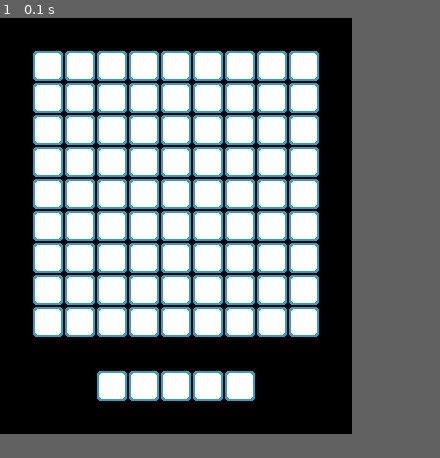
Above: before the commit, frame 1.
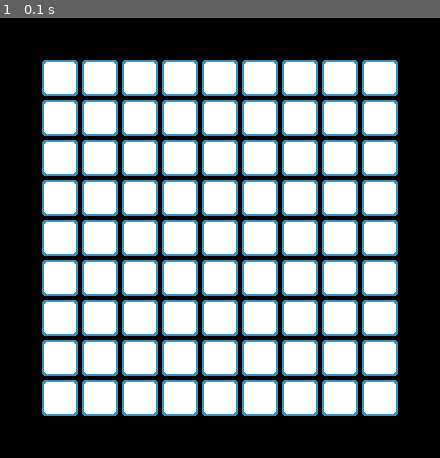
Above: after the commit, the same moment.

Repository: CodeMachu/PyGame_Projects
Game: pygame game, started from Tiles_Demo/main.py
Same seed, same stepped clock (60 frames per second), same inputs: the game is played once before the commit and once after it.
Inputs:
- Up to frame 1 (0.1 s): no input
In our replay, the window is 352x416 before the commit and 440x440 after it. These sizes can differ from the game's own. Grey fills any space a smaller window leaves; there, only what the larger window draws over its background counts as a difference.

The runs differ from the first frame. In frame 1, 44% of the frame differs, in the area x 7-91%, y 7-91%.

Commit message:
5/9/22 1:00pm

Diff:
--- a/Tiles_Demo/Map/game_board.csv
+++ b/Tiles_Demo/Map/game_board.csv
@@ -9,5 +9,3 @@
 0,1,1,1,1,1,1,1,1,1,0
 0,1,1,1,1,1,1,1,1,1,0
 0,0,0,0,0,0,0,0,0,0,0
-0,0,0,1,1,1,1,1,0,0,0
-0,0,0,0,0,0,0,0,0,0,0
--- a/Tiles_Demo/main.py
+++ b/Tiles_Demo/main.py
@@ -3,13 +3,13 @@
 from window import *
 from tiles import *
 
-# Initialize Pygame
+# Initialize pygame
 pygame.init()
 
-# Load Game Board Tiles
+# Load game board tiles
 game_board.load_tiles(game_board_images_loc)
 
-# Update and Display Tiles
+# Update and display tiles
 def update_tiles():
     game_board.draw_tiles(window)
     pygame.display.update()
@@ -17,26 +17,26 @@
 # Main
 def main():
 
-    # Define Game Clock
+    # Define game clock
     clock = pygame.time.Clock()
     FPS = 60
 
-    # Main Loop
+    # Main loop
     while True:
 
-        # Set Frame Rate
+        # Set frame rate
         clock.tick(FPS)
 
-        # Check if the Quit Button has been pressed
+        # Check if the quit button has been pressed
         for event in pygame.event.get():
             if event.type == pygame.QUIT:
                 pygame.quit()
 
-        # Update Tiles
+        # Update tiles
         update_tiles()
 
 
 #
-# Run Main
+# Run main
 if __name__ == "__main__":
     main()
--- a/Tiles_Demo/tiles.py
+++ b/Tiles_Demo/tiles.py
@@ -9,7 +9,7 @@
         # Assign an image to the tile
         self.image = pygame.image.load(os.path.join(csv_loc))
 
-        # Create a rectangle object from the size of the Image
+        # Create a rectangle object from the size of the image
         self.rect = self.image.get_rect()
 
         # Set coordinates of rectangle
@@ -21,7 +21,7 @@
     def __init__(self, csv_loc, images_loc):
 
         # Set tile size and starting coordinates
-        self.tile_size = 32
+        self.tile_size = 40
         self.start_x = 0
         self.start_y = 0
 
--- a/Tiles_Demo/window.py
+++ b/Tiles_Demo/window.py
@@ -12,4 +12,4 @@
     # self.screen.blit(image, rect) OR window.screen.blit(image, rect)
 
 # Window Tool
-window = Window(352, 416, "Tiles Demo")
+window = Window(440, 440, "Tiles Demo")
Binary file changed: Tiles_Demo/Map/black_tile.png
Binary file changed: Tiles_Demo/Map/white_tile.png
